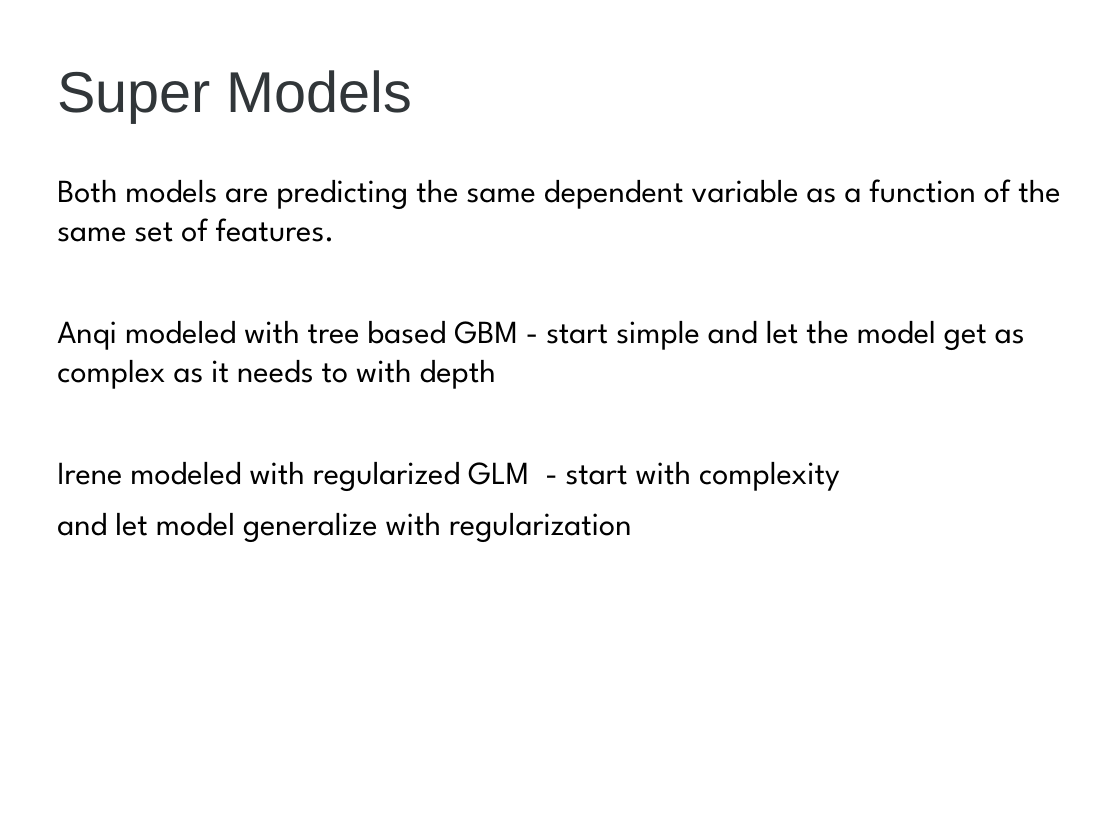
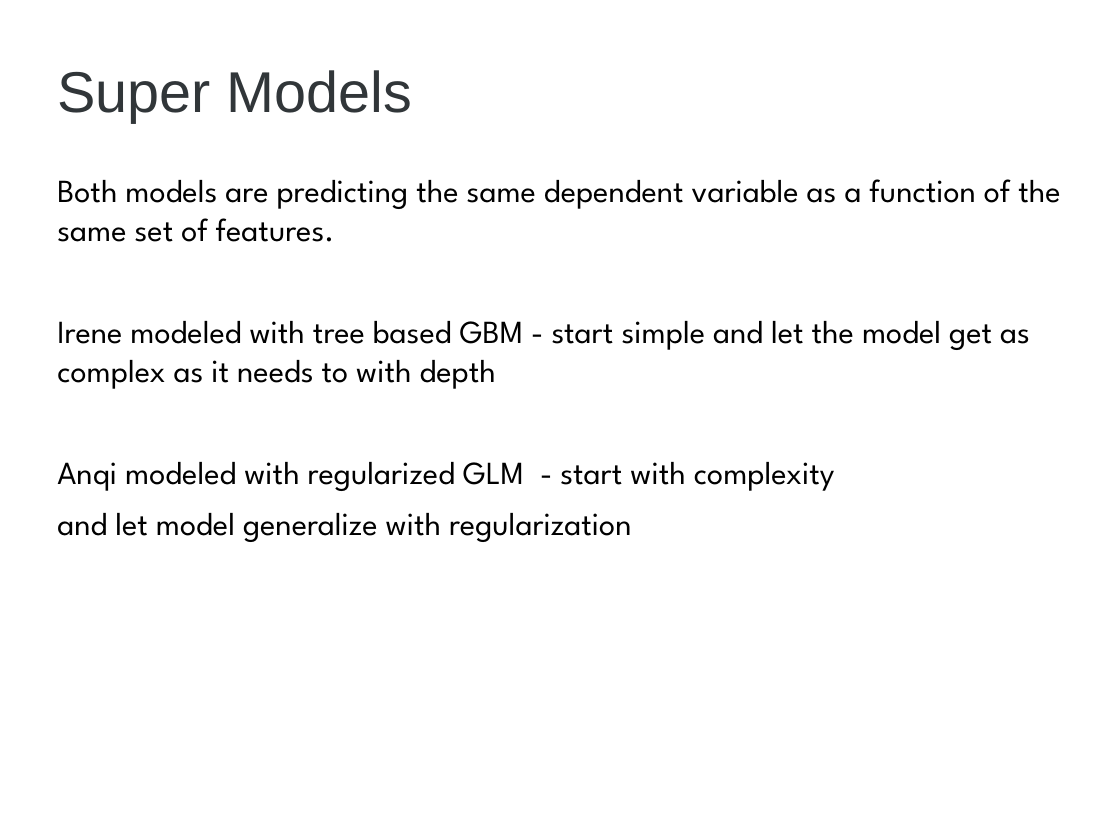
Before and after one commit to h2oai/h2o-2, a slide deck: slide 8 of R/examples/MLdemo/MLPre-demo.pptx. Drawn at 1120x840 pixels with LibreOffice and Linux fonts; fonts in the diff are those of the drawing; background and template pictures are left out. Boxes give left, top, right and bottom in pixels: in the first picture for what was removed or moved away, otherwise in the second. Text is boxed around its words. In the diff, an @@ line names an element or a change of style, - is before the commit and + after.

```diff
--- a/R/examples/MLdemo/MLPre-demo.pptx
+++ b/R/examples/MLdemo/MLPre-demo.pptx
@@ text at (x1=57, y1=321, x2=1030, y2=491): text changed @@
-Anqi modeled with tree based GBM - start simple and let the model get as complex as it needs to with depth
-Irene modeled with regularized GLM - start with complexity
+Irene modeled with tree based GBM - start simple and let the model get as complex as it needs to with depth
+Anqi modeled with regularized GLM - start with complexity
```
Also in this commit, not shown: 1 other slide changed.
